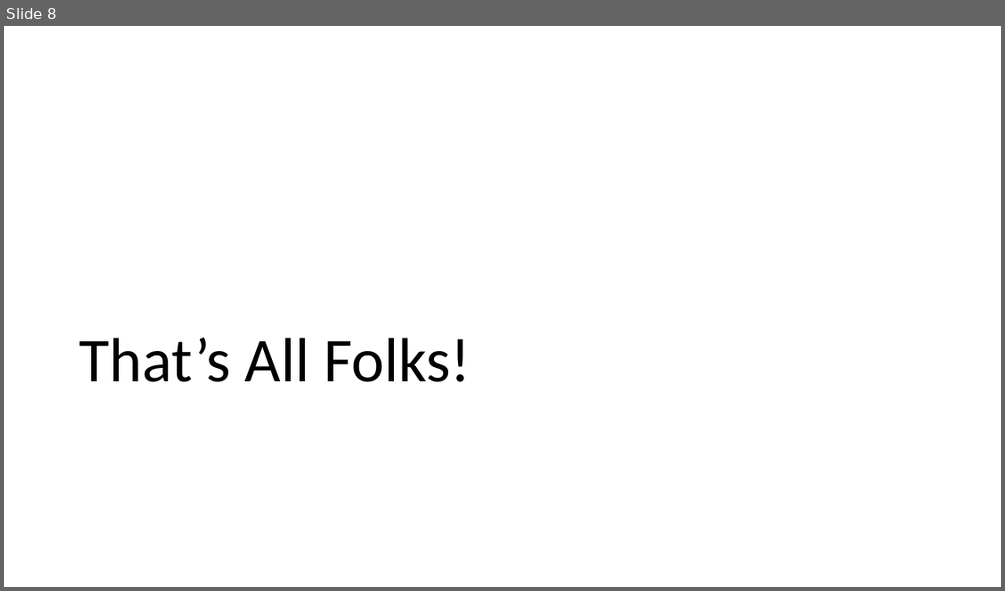
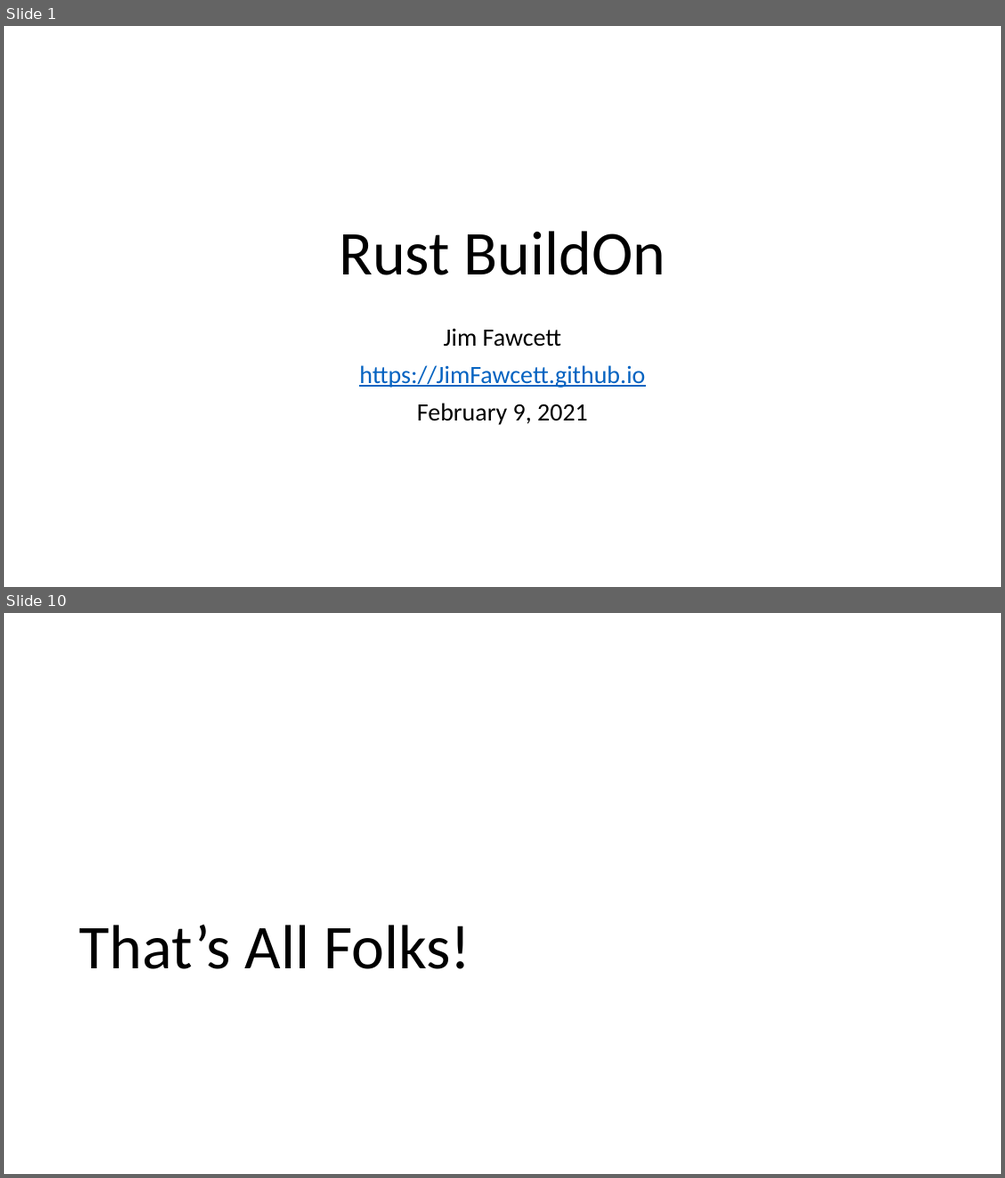
Before and after one commit to JimFawcett/JimFawcett.github.io, a slide deck: Resources/Build-On.pptx. Shown one above the other, each under a label of ours: slide 8 before the commit, slides 1 and 10 after it; the slides between them are not shown. The pictures are 1005x591 and 1005x1178 pixels, drawn with LibreOffice and Linux fonts; fonts in the diff are those of the drawing. Boxes give left, top, right and bottom in pixels: in the first picture for what was removed or moved away, otherwise in the second. Text is boxed around its words. In the diff, an @@ line names an element or a change of style, - is before the commit and + after.

```diff
--- a/Resources/Build-On.pptx
+++ b/Resources/Build-On.pptx
@@ slide 1 added at [4,26,1001,587], background #FFFFFF @@
@@ title added at [339,231,666,275], 60 pt, text #000000 @@
+Rust BuildOn
@@ subtitle added at [359,328,645,425], 24 pt, text #0563C1, underline @@
+Jim Fawcett
+https://JimFawcett.github.io
+February 9, 2021
@@ what was slide 8 is now slide 10 @@
```
Also in this commit, not shown: 7 slides changed, 1 other slide added, 1 other file.
